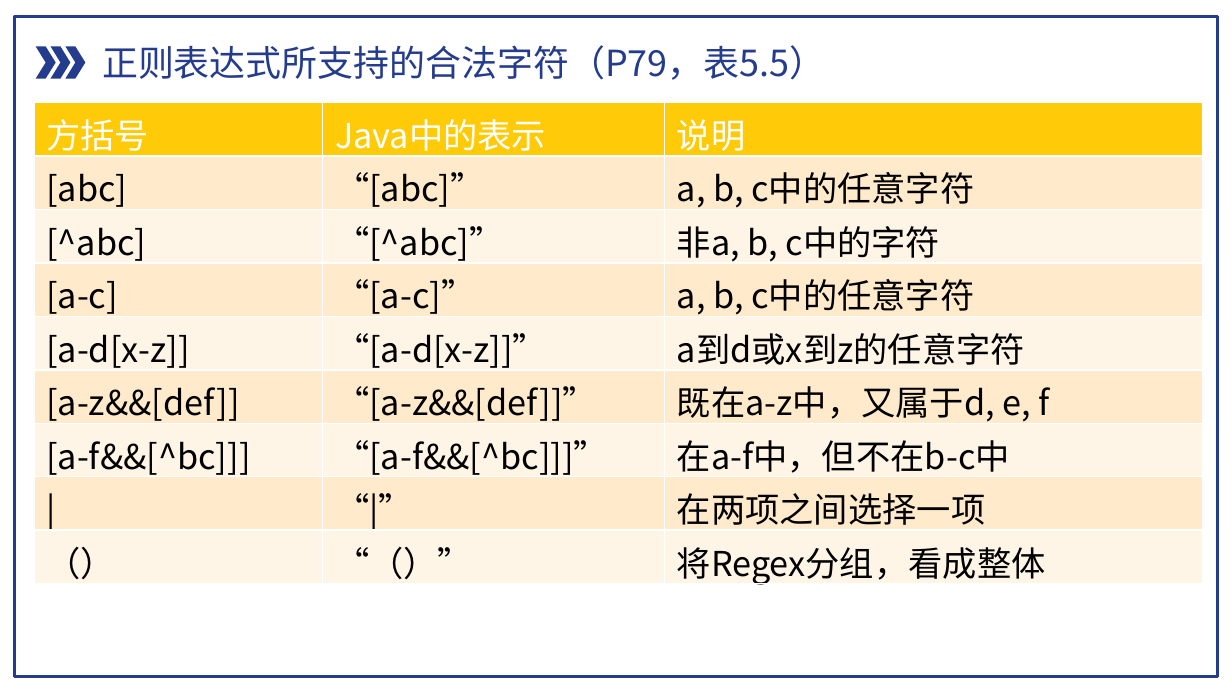
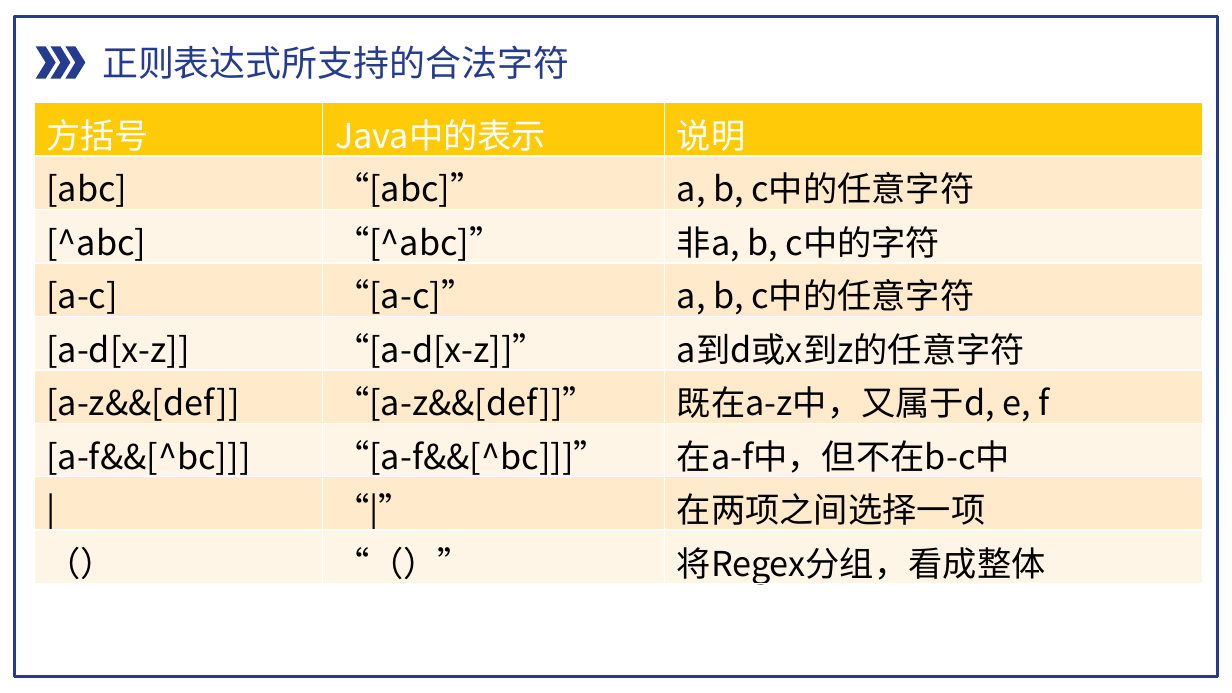
Before and after one commit to pdcxs/java-class-material, a slide deck: slide 21 of slides/04-数组-字符串与正则表达式.pptx. Drawn at 1232x693 pixels with LibreOffice and Linux fonts; fonts in the diff are those of the drawing. Boxes give left, top, right and bottom in pixels: in the first picture for what was removed or moved away, otherwise in the second. Text is boxed around its words. In the diff, an @@ line names an element or a change of style, - is before the commit and + after.

```diff
--- a/slides/04-数组-字符串与正则表达式.pptx
+++ b/slides/04-数组-字符串与正则表达式.pptx
@@ text at (102, 45, 569, 79): text changed @@
-正则表达式所支持的合法字符（P79，表5.5）
+正则表达式所支持的合法字符
```
Also in this commit, not shown: 5 other slides changed.
